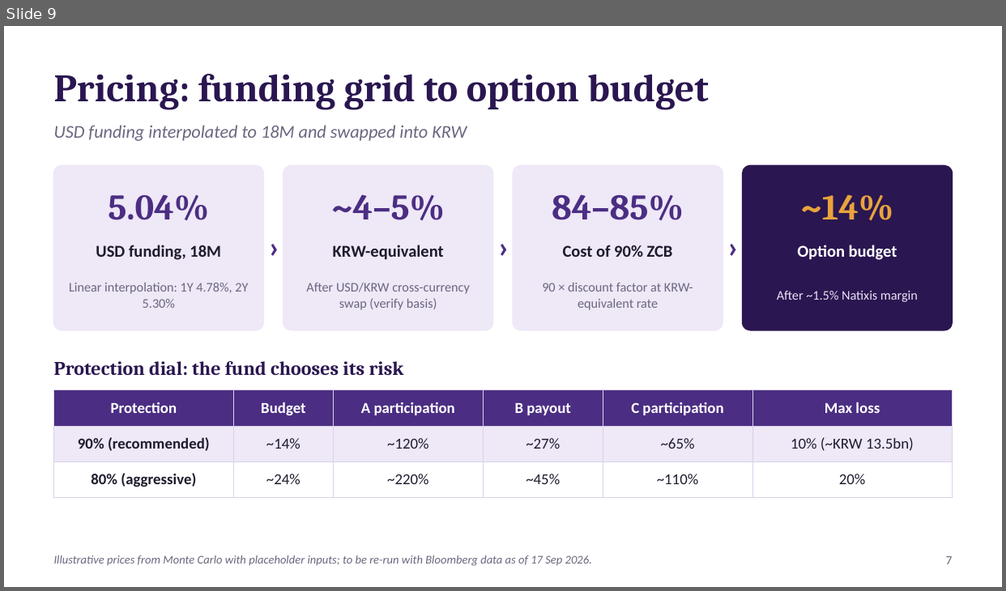
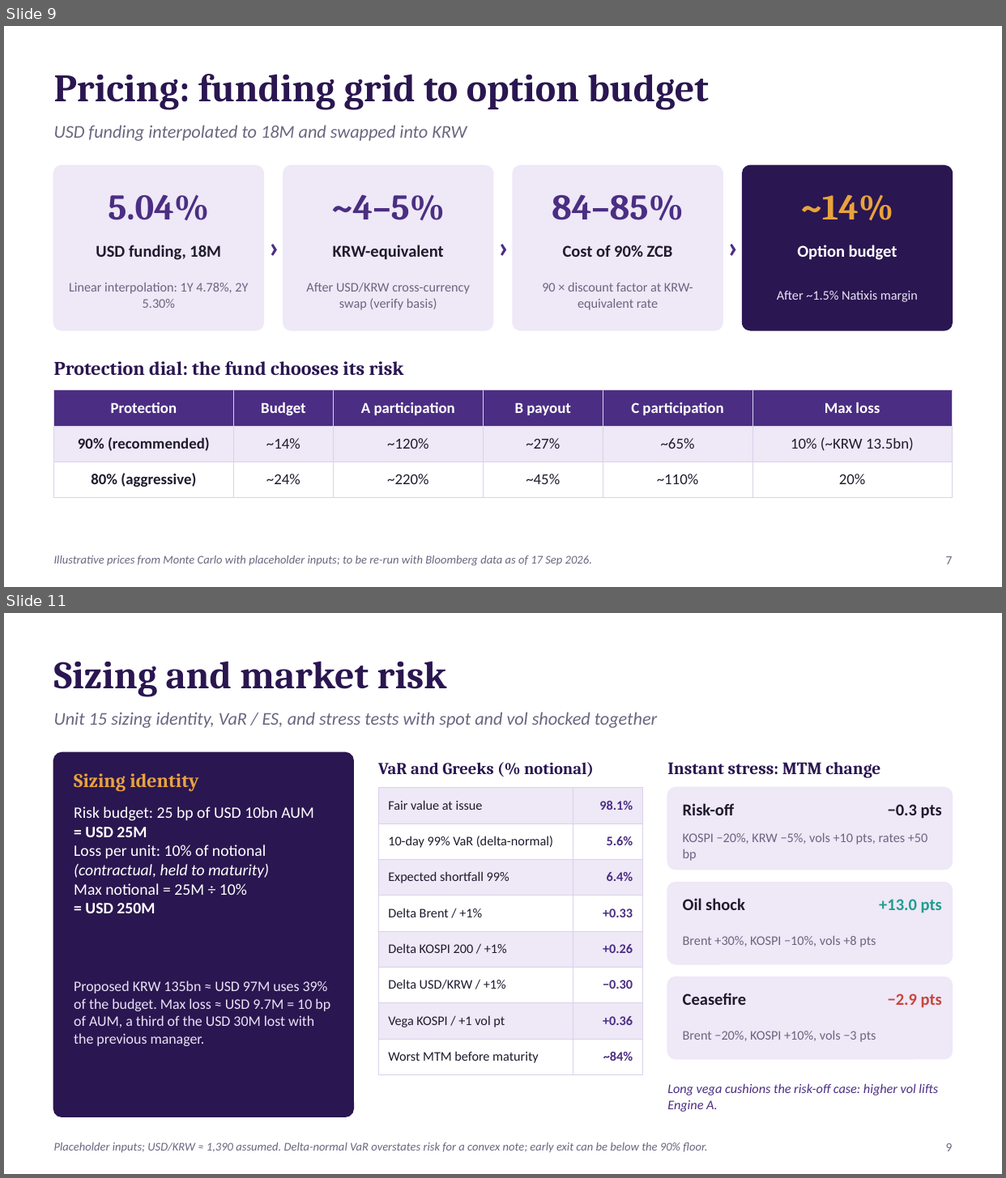
Before and after one commit to benjaminlhl/natixis-case-comp, a slide deck: deck/K-Dislocation-Note.pptx. Shown one above the other, each under a label of ours: slide 9 before the commit, slides 9 and 11 after it; the slides between them are not shown. The pictures are 1006x591 and 1006x1178 pixels, drawn with LibreOffice and Linux fonts; fonts in the diff are those of the drawing. Boxes give left, top, right and bottom in pixels: in the first picture for what was removed or moved away, otherwise in the second. Text is boxed around its words. In the diff, an @@ line names an element or a change of style, - is before the commit and + after.

```diff
--- a/deck/K-Dislocation-Note.pptx
+++ b/deck/K-Dislocation-Note.pptx
@@ slide 11 added at (4,613,1002,1174), background #FFFFFF @@
@@ text added at (54,661,447,696), 28 pt, text #2A1650, bold @@
+Sizing and market risk
@@ text added at (54,712,657,728), 13 pt, text #6B6680, italic @@
+Unit 15 sizing identity, VaR / ES, and stress tests with spot and vol shocked together
@@ rounded rectangle added at (54,752,353,1117), fill #2A1650, outline #2A1650 1 pt @@
@@ text added at (74,773,198,792), 14 pt, text #E8A33D, bold @@
+Sizing identity
@@ text added at (378,762,594,777), 12 pt, text #2A1650, bold @@
+VaR and Greeks (% notional)
@@ text added at (667,762,880,778), 12.5 pt, text #2A1650, bold @@
+Instant stress: MTM change
@@ text added at (74,807,314,914), 11.5 pt, text #FFFFFF @@
+Risk budget: 25 bp of USD 10bn AUM
+= USD 25M
+Loss per unit: 10% of notional
+(contractual, held to maturity)
+Max notional = 25M ÷ 10%
+= USD 250M
@@ table added at (378,788,642,1067), 8 rows, 2 columns @@
+Fair value at issue | 98.1%
+10-day 99% VaR (delta-normal) | 5.6%
+Expected shortfall 99% | 6.4%
+Delta Brent / +1% | +0.33
+Delta KOSPI 200 / +1% | +0.26
+Delta USD/KRW / +1% | −0.30
+Vega KOSPI / +1 vol pt | +0.36
+Worst MTM before maturity | ~84%
@@ rounded rectangle added at (667,788,952,870), fill #EEE8F7, outline #EEE8F7 1 pt @@
@@ text added at (683,803,734,815), 12 pt, text #1F1B2D, bold @@
+Risk-off
@@ text added at (888,804,942,819), 12 pt, text #1F1B2D, bold @@
+−0.3 pts
@@ text added at (683,833,928,861), 9.5 pt, text #6B6680 @@
+KOSPI −20%, KRW −5%, vols +10 pts, rates +50 bp
@@ rounded rectangle added at (667,883,952,965), fill #EEE8F7, outline #EEE8F7 1 pt @@
@@ text added at (683,898,745,910), 12 pt, text #1F1B2D, bold @@
+Oil shock
@@ text added at (879,899,942,914), 12 pt, text #1E9E8F, bold @@
++13.0 pts
@@ text added at (683,936,876,948), 9.5 pt, text #6B6680 @@
+Brent +30%, KOSPI −10%, vols +8 pts
@@ text added at (74,981,330,1046), 10.5 pt, text #E9E2F6 @@
+Proposed KRW 135bn ≈ USD 97M uses 39% of the budget. Max loss ≈ USD 9.7M = 10 bp of AUM, a third of the USD 30M lost with the previous manager.
@@ rounded rectangle added at (667,977,952,1059), fill #EEE8F7, outline #EEE8F7 1 pt @@
@@ text added at (683,993,746,1005), 12 pt, text #1F1B2D, bold @@
+Ceasefire
@@ text added at (888,994,942,1008), 12 pt, text #C8463D, bold @@
+−2.9 pts
@@ text added at (683,1031,876,1042), 9.5 pt, text #6B6680 @@
+Brent −20%, KOSPI +10%, vols −3 pts
@@ text added at (667,1084,938,1112), 9.5 pt, text #4B2E83, italic @@
+Long vega cushions the risk-off case: higher vol lifts Engine A.
@@ text added at (54,1143,707,1153), 8.5 pt, text #6B6680, italic @@
+Placeholder inputs; USD/KRW ≈ 1,390 assumed. Delta-normal VaR overstates risk for a convex note; early exit can be below the 90% floor.
@@ text added at (946,1144,953,1152), 9 pt, text #6B6680 @@
+9
```
Also in this commit, not shown: 3 slides changed, 1 other slide added, 2 slides removed, 4 other files.
